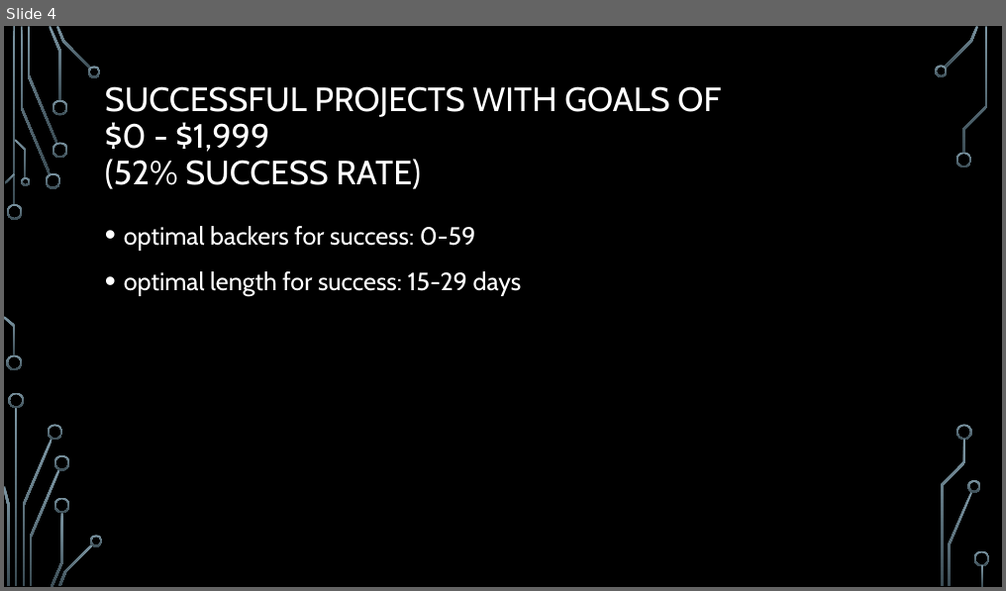
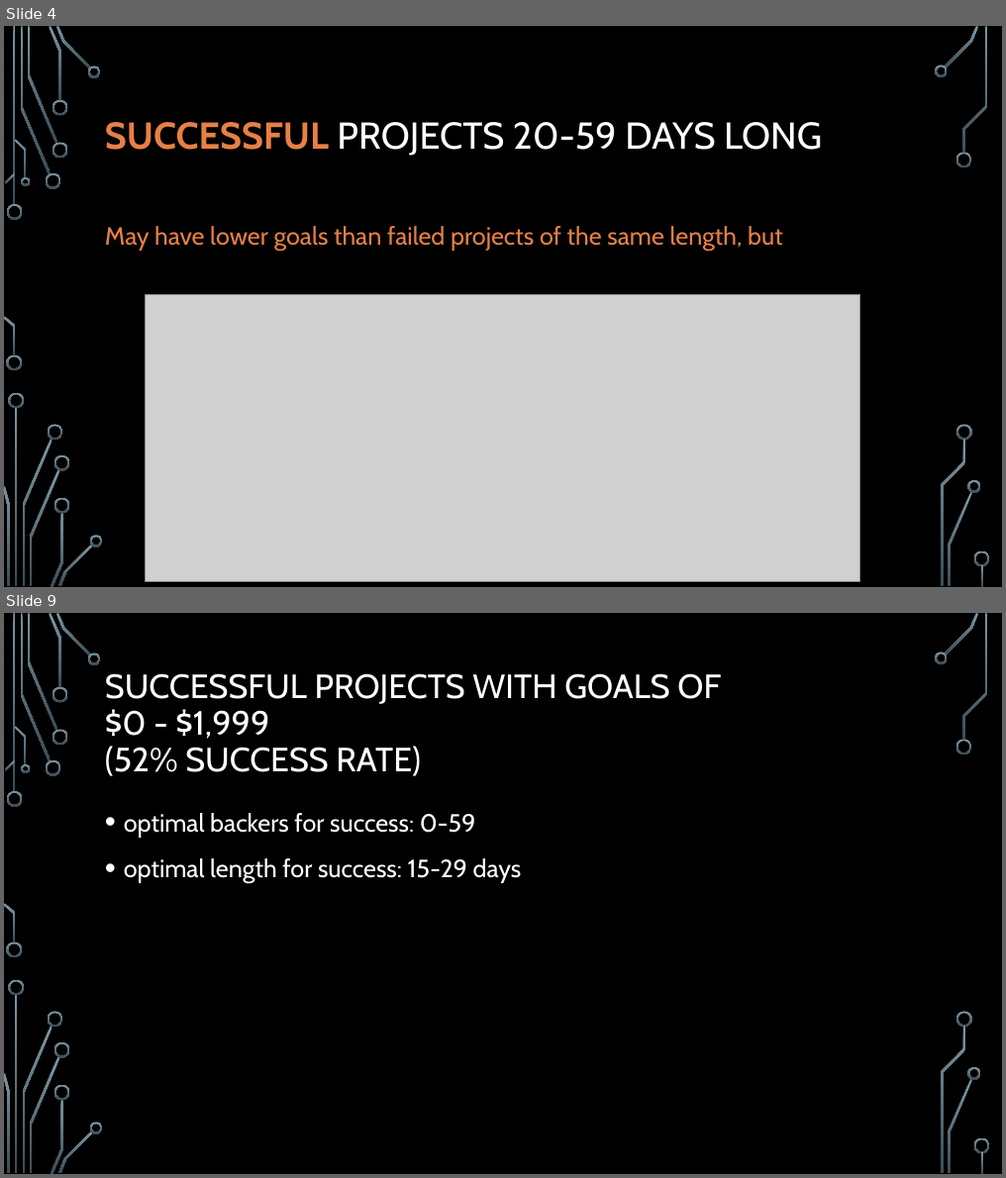
Before and after one commit to anitawahi/DataAnalyticsPractitioner22, a slide deck: Kickstarter Project Pres.pptx. Shown one above the other, each under a label of ours: slide 4 before the commit, slides 4 and 9 after it; the slides between them are not shown. The pictures are 1006x591 and 1006x1178 pixels, drawn with LibreOffice and Linux fonts; fonts in the diff are those of the drawing; grey boxes stand for pictures; background and template pictures are left out. Boxes give left, top, right and bottom in pixels: in the first picture for what was removed or moved away, otherwise in the second. Text is boxed around its words. In the diff, an @@ line names an element or a change of style, - is before the commit and + after.

```diff
--- a/Kickstarter Project Pres.pptx
+++ b/Kickstarter Project Pres.pptx
@@ slide 4 added at (x1=4, y1=26, x2=1002, y2=587), background picture (left out); not listed: 36 template elements that a slide beside it also shows @@
@@ title added at (x1=105, y1=122, x2=822, y2=156), 36 pt, text #FFFFFF @@
+SUCCESSFUL PROJECTS 20-59 DAYS LONG
@@ text added at (x1=105, y1=226, x2=783, y2=251), 24 pt, text #E78045 @@
+May have lower goals than failed projects of the same length, but
@@ picture added at (x1=146, y1=294, x2=860, y2=581) @@
@@ what was slide 4 is now slide 9 @@
```
Also in this commit, not shown: 2 slides changed, 5 other slides added.
